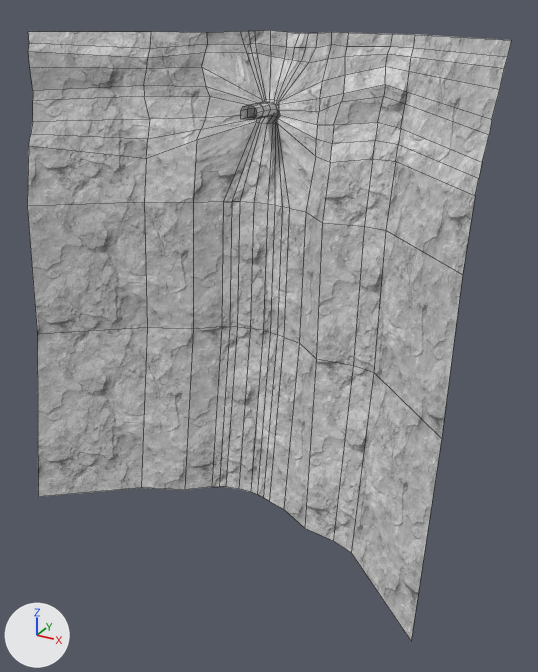
Two versions of the FBX model Assets/Art/Models/Cliff_00.fbx, one commit apart.
Before and after are seen from a 50 mm camera at (80.9, -148.1, 19.8) aimed at (10.4, -19.8, -44.4). Every picture has the same lights, and +X, +Y and +Z are marked at lower left. Mesh edges are drawn as thin lines. Where no turn or scale is listed for an object, it has been applied to the vertices.

Before the edit, the objects in view are built like this:
```python
me_cliff_00 = bpy.data.meshes.new('Cliff_00')
me_cliff_00.from_pydata(...)  # 220 vertices, 189 faces; spans x -43.6..54.8, y -42.1..4.4, z -90.0..15.6
me_cliff_00.materials.append(mat_rock_4)  # picture img_rock_5_jpg
ob_cliff_00 = bpy.data.objects.new('Cliff_00', me_cliff_00)
ob_cliff_00.location = (0.0, 0.0, 0.0)
```
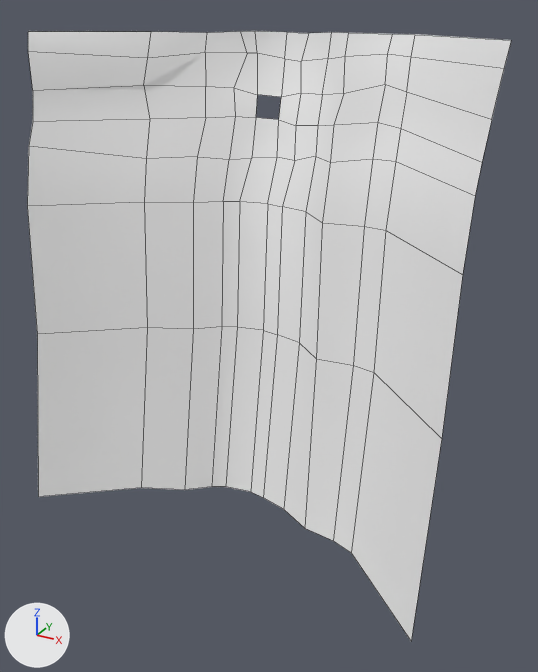
The newer file is also rescaled (x8.0), turned or shifted as a whole; pictures and numbers use the older file's frame.

Pixel boxes (x1, y1, x2, y2) of what changed, in the pictures (538 x 672 px):
'Cliff_00', reshaped: before (27, 30, 511, 640); after (27, 31, 511, 640)
part 1 of me_cliff_00, cut back: before (28, 30, 511, 509); after (28, 31, 511, 509)
part 2 of me_cliff_00, recoloured: (27, 146, 475, 640) in both

The change in detail:
Material 'PlatformRock' (mat_platformrock) is new.
Its base color is (0.906, 0.906, 0.906) (white #f4f4f4).
Its roughness is 0.626.
me_cliff_00 is used by ob_cliff_00; location (0.0, 0.0, 0.0).
me_cliff_00 had 220 vertices, 189 faces and spanned x -43.6..54.8, y -42.1..4.4, z -90.0..15.6.
me_cliff_00 now has 96 vertices, 76 faces and spans x -43.6..54.8, y -42.1..3.9, z -90.0..15.6.
Part 1, on me_cliff_00:
133 vertices are removed from x -43.4..54.6, y -29.7..4.4, z -90.0..15.6.
170 faces are deleted.
6 vertices move from x -2.4..1.7, y -2.3..0.4, z -3.3..1.7 to x -6.9..7.3, y -6.5..0.4, z -10.6..3.4.
9 vertices are added at x -12.3..13.5, y -11.1..-0.9, z -10.2..4.1.
57 new faces join them.
me_cliff_00 part 2: 19 faces spanning x -42.1..53.2, y -42.1..-5.7, z -90.0..-6.5 switch from mat_rock_4 (picture img_rock_5_jpg) to mat_platformrock (white #f4f4f4).
